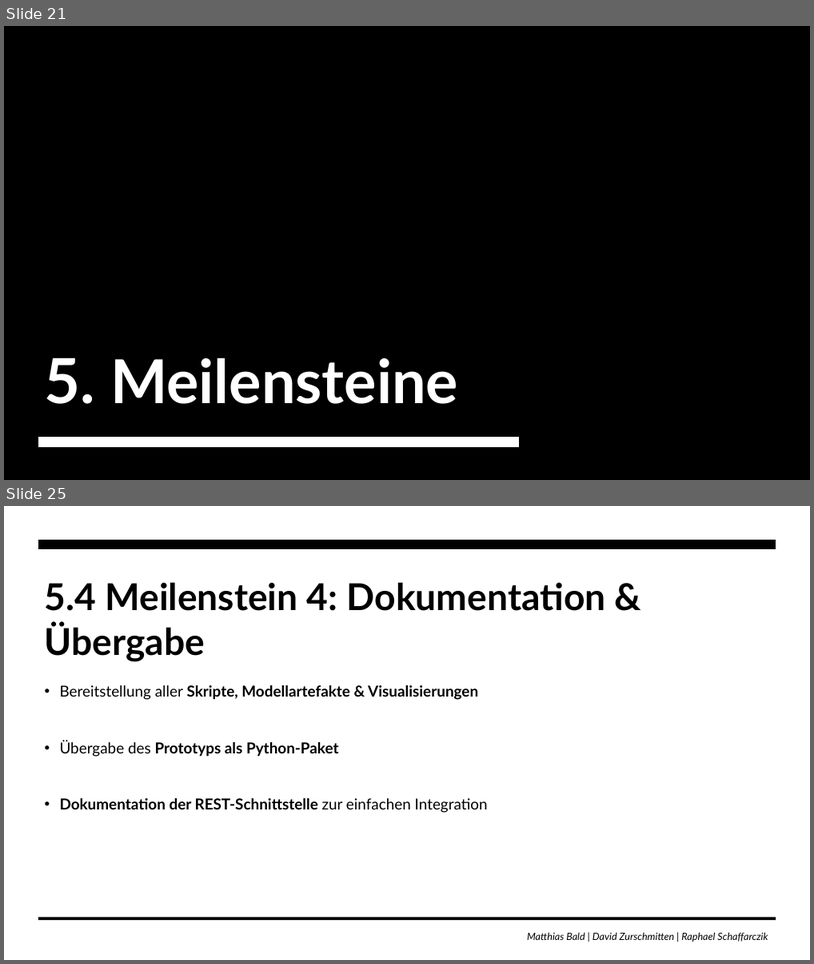
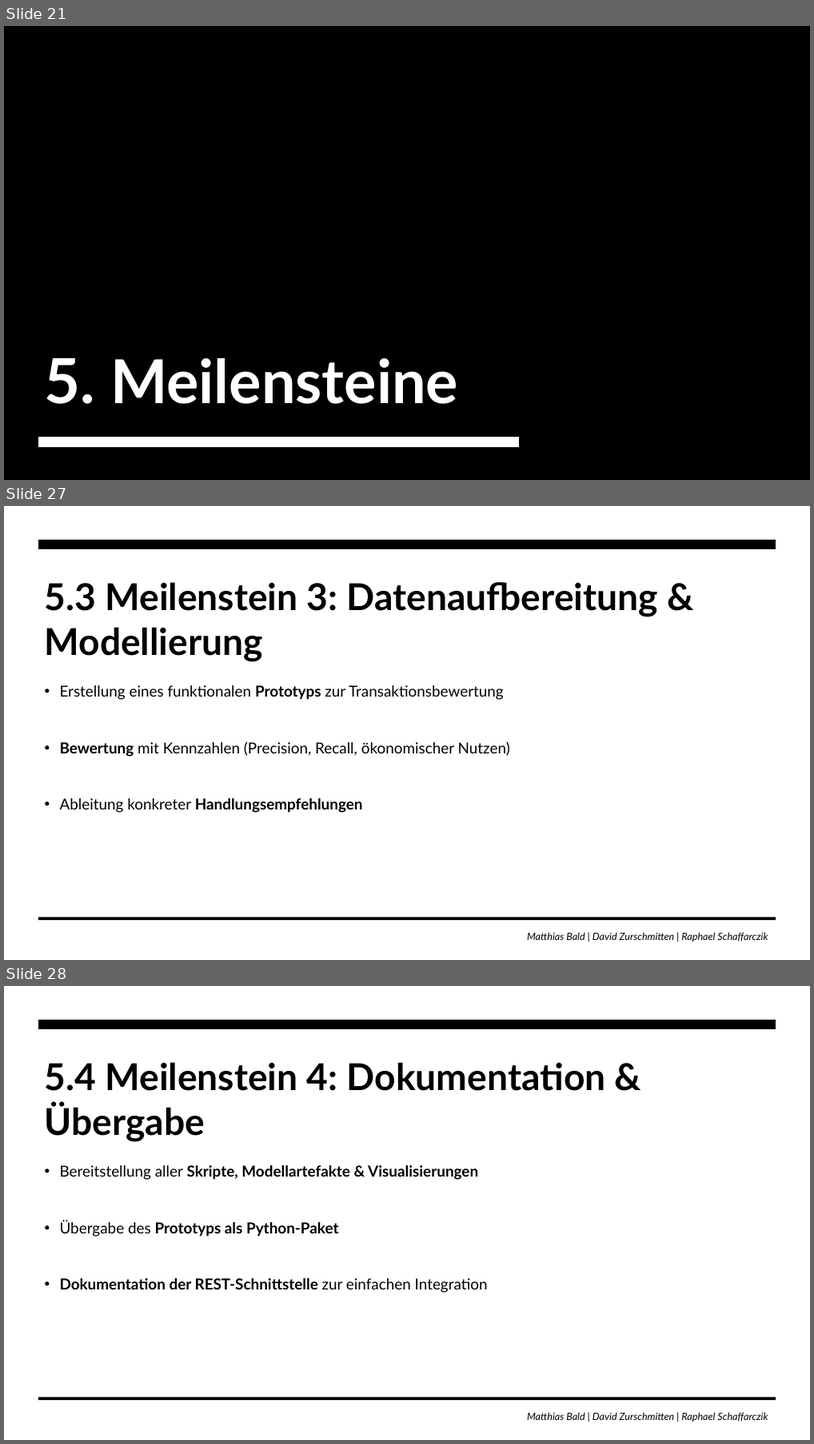
Before and after one commit to zurdavid/projektpraktikum-datascience, a slide deck: Präsentation_Bald.pptx. Shown one above the other, each under a label of ours: slides 21 and 25 before the commit, slides 21, 27 and 28 after it; the slides between them are not shown. The pictures are 814x964 and 814x1444 pixels, drawn with LibreOffice and Linux fonts; fonts in the diff are those of the drawing; background and template pictures are left out. Boxes give left, top, right and bottom in pixels: in the first picture for what was removed or moved away, otherwise in the second. Text is boxed around its words. In the diff, an @@ line names an element or a change of style, - is before the commit and + after.

```diff
--- a/Präsentation_Bald.pptx
+++ b/Präsentation_Bald.pptx
@@ slide 27 added at box(4, 506, 810, 960), background #FFFFFF; not listed: 3 template elements that a slide beside it also shows @@
@@ title added at box(45, 582, 658, 662), 44 pt, text #000000, bold @@
+5.3 Meilenstein 3: Datenaufbereitung & Modellierung
@@ text added at box(60, 685, 510, 812), 18 pt, text #000000 @@
+• Erstellung eines funktionalen Prototyps zur Transaktionsbewertung
+• Bewertung mit Kennzahlen (Precision, Recall, ökonomischer Nutzen)
+• Ableitung konkreter Handlungsempfehlungen
@@ what was slide 25 is now slide 28 @@
```
Also in this commit, not shown: 9 slides changed, 2 other slides added.
